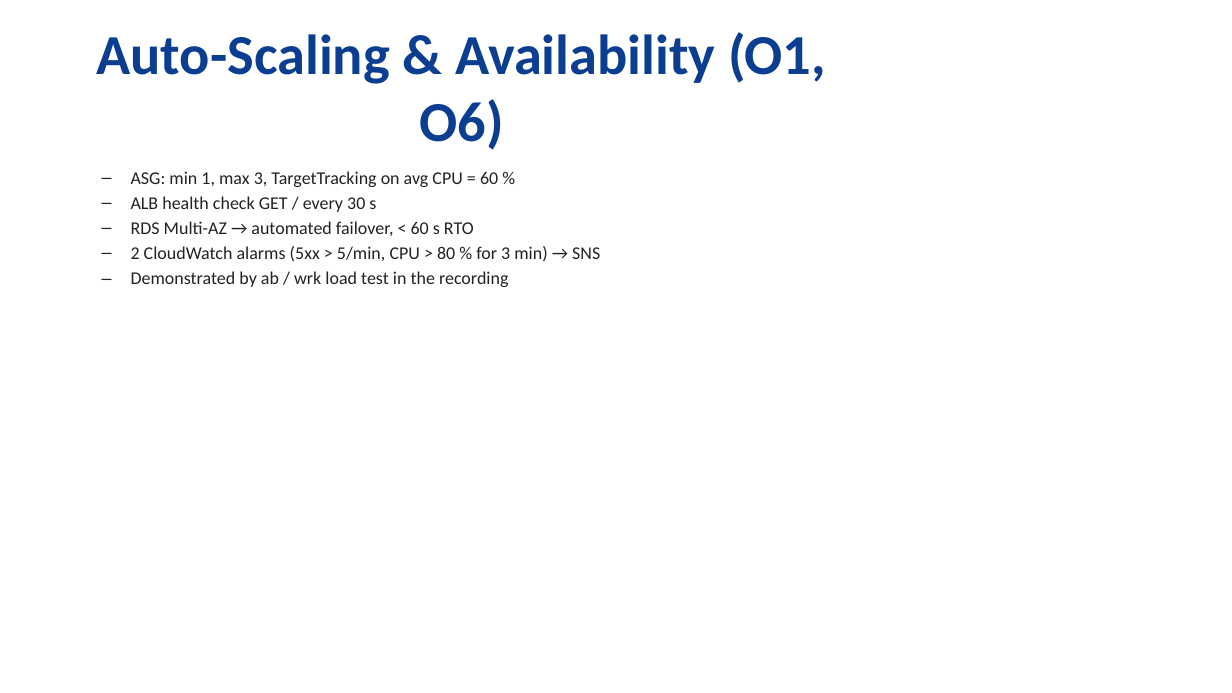
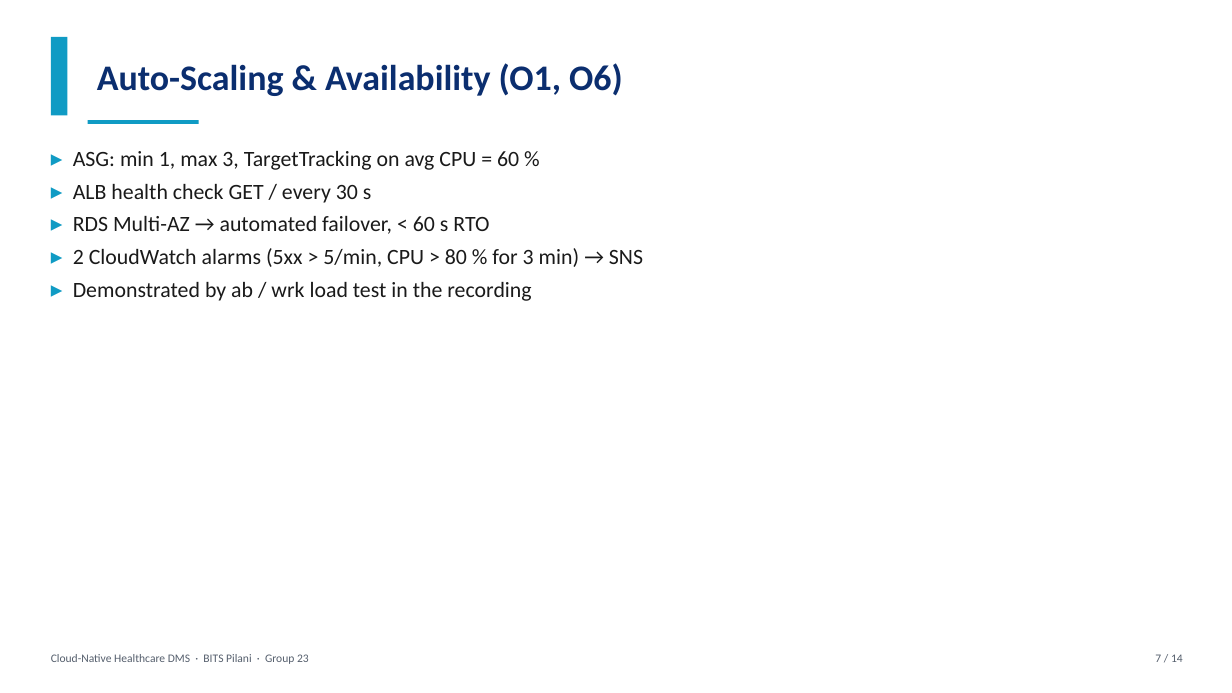
Before and after one commit to avanishpsingh/cloud-health-dms, a slide deck: slide 7 of report/CC_Project_PPT_Group23.pptx. Drawn at 1232x693 pixels with LibreOffice and Linux fonts; fonts in the diff are those of the drawing. Boxes give left, top, right and bottom in pixels: in the first picture for what was removed or moved away, otherwise in the second. Text is boxed around its words. In the diff, an @@ line names an element or a change of style, - is before the commit and + after.

```diff
--- a/report/CC_Project_PPT_Group23.pptx
+++ b/report/CC_Project_PPT_Group23.pptx
@@ rectangle added at box(51, 37, 67, 116), fill #109BC4 @@
@@ text "Auto-Scaling & Availability (O1, O6)": place and size @@
-text "Auto-Scaling & Availability (O1, O6)" at box(96, 32, 826, 150)
+text "Auto-Scaling & Availability (O1, O6)" at box(97, 63, 623, 96)
@@ text "Auto-Scaling & Availability (O1, O6)" at box(97, 63, 623, 96): size 44 to 28 pt, text colour #0B3D91 to #0B2E6F; alignment centre to left @@
@@ rectangle added at box(88, 120, 199, 124), fill #109BC4 @@
@@ text at box(73, 151, 643, 301): text changed; size 14 to 17 pt; text colour #222222 to #1A1A1A @@
-  – ASG: min 1, max 3, TargetTracking on avg CPU = 60 %
-  – ALB health check GET / every 30 s
-  – RDS Multi-AZ → automated failover, < 60 s RTO
-  – 2 CloudWatch alarms (5xx > 5/min, CPU > 80 % for 3 min) → SNS
-  – Demonstrated by ab / wrk load test in the recording
+▸ ASG: min 1, max 3, TargetTracking on avg CPU = 60 %
+▸ ALB health check GET / every 30 s
+▸ RDS Multi-AZ → automated failover, < 60 s RTO
+▸ 2 CloudWatch alarms (5xx > 5/min, CPU > 80 % for 3 min) → SNS
+▸ Demonstrated by ab / wrk load test in the recording
@@ text added at box(51, 654, 309, 664), 9 pt, text #555F6D @@
+Cloud-Native Healthcare DMS · BITS Pilani · Group 23
@@ text added at box(1155, 654, 1183, 662), 9 pt, text #555F6D @@
+7 / 14
```
Also in this commit, not shown: 11 other slides changed, 2 slides added, 2 slides removed, 1 other file.
